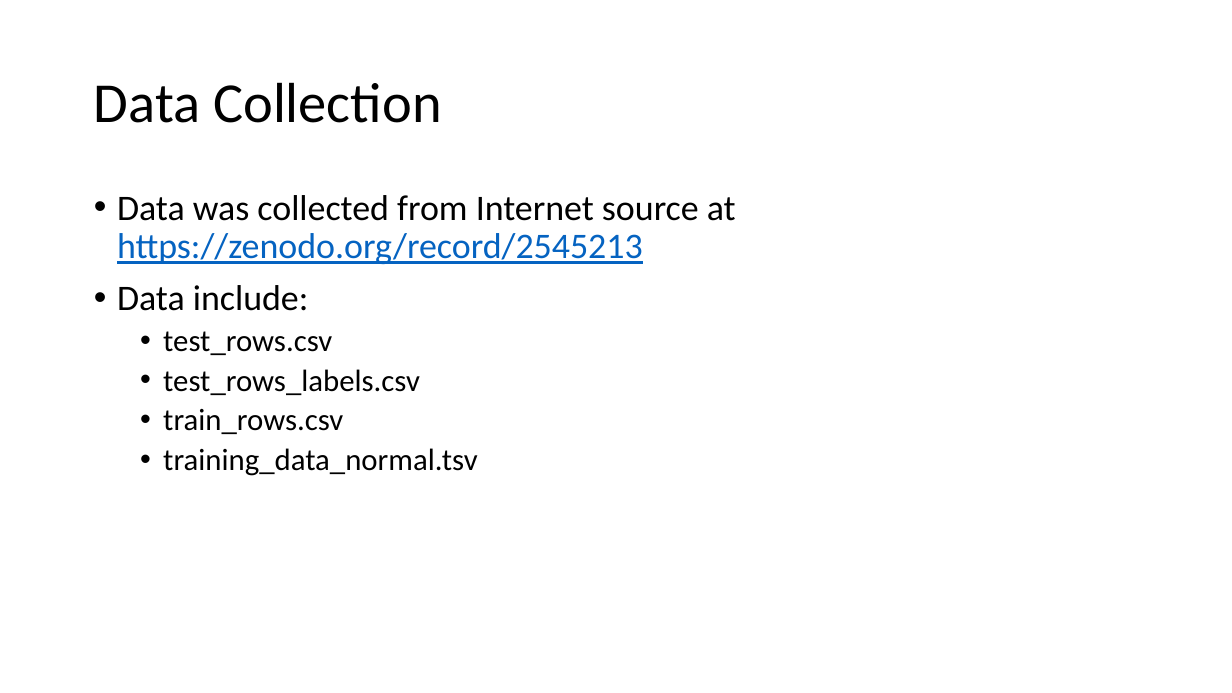
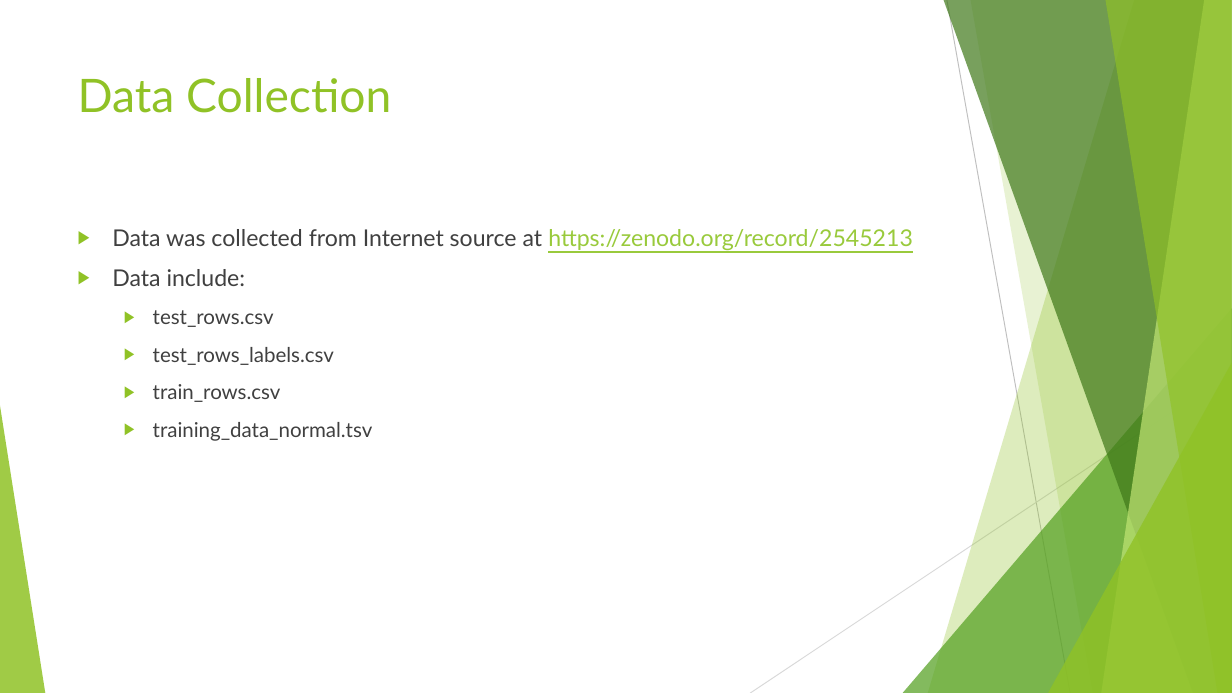
Before and after one commit to phanlinh94/age-prediction-model, a slide deck: slide 6 of Presentation1.pptx. Drawn at 1232x693 pixels with LibreOffice and Linux fonts; fonts in the diff are those of the drawing. Boxes give left, top, right and bottom in pixels: in the first picture for what was removed or moved away, otherwise in the second. Text is boxed around its words. In the diff, an @@ line names an element or a change of style, - is before the commit and + after.

```diff
--- a/Presentation1.pptx
+++ b/Presentation1.pptx
@@ title "Data Collection": place and size @@
-title "Data Collection" at <box>94,82,441,123</box>
+title "Data Collection" at <box>78,78,391,113</box>
@@ title "Data Collection" at <box>78,78,391,113</box>: size 44 to 36 pt, font Calibri to Lato, text colour #000000 to #90C226; line spacing 0.9 to 1; vertical alignment middle to top @@
@@ text "Data was collected from Internet ...": place and size @@
-text "Data was collected from Internet ..." at <box>117,195,736,476</box>
+text "Data was collected from Internet ..." at <box>112,229,913,441</box>
@@ text "Data was collected from Internet ..." at <box>112,229,913,441</box>: size 28 to 18 pt in "Data was collected from Internet source at ...", "Data include:"; font Calibri to Lato; text colour #000000 to #404040 in "Data was collected from Internet source at", "Data include:", "test_rows.csv", "test_rows_labels.csv" and 2 more places; text colour #0563C1 to #99CA3C in "https://zenodo.org/record/2545213"; size 24 to 16 pt in "test_rows.csv", "test_rows_labels.csv", "train_rows.csv", "training_data_normal.tsv"; bullet • to ▶; line spacing 0.9 to 1; more space between paragraphs @@
@@ group added at <box>0,0,1232,693</box>: 5 freeform shapes, 3 triangles, 2 lines @@
```
Also in this commit, not shown: 5 other slides changed, 4 slides added, 1 slide removed, 1 other file.
